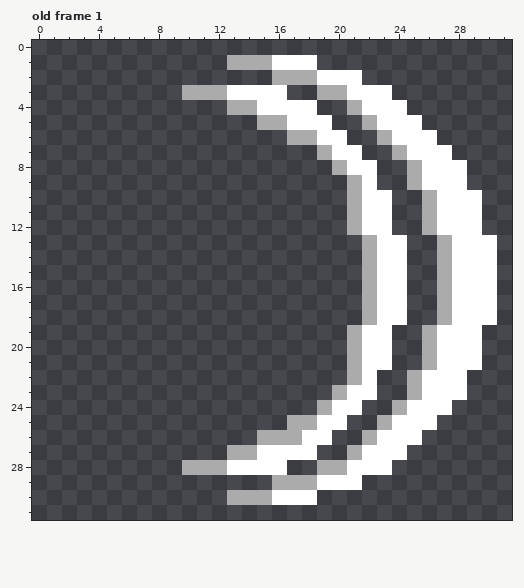
Edited in one commit: pixel-art file (assets/particles/combat/slap_particle.aseprite). The picture above was drawn from the file before the commit.
32x32 pixels, 1 frame. Shown: old frame 1. The commit also changed other frames, which this record leaves out.
The result:
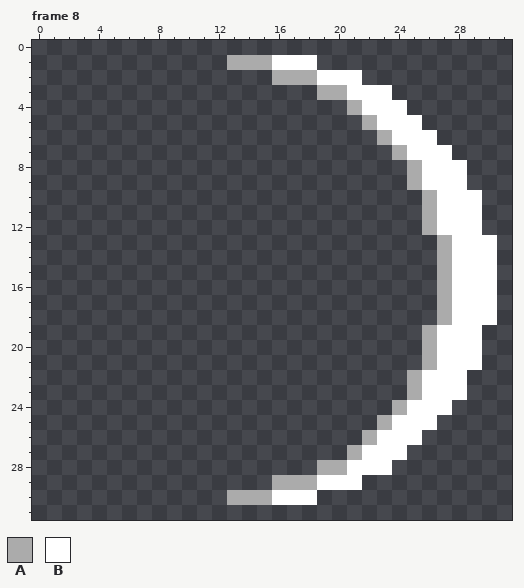
Palette (. is transparent): A #ababab  B #ffffff
A new or re-ordered frame is compared with the old frame closest to it.
Commit: Giving atkParticle more frames going to be a faster FPS with more frames, planning on having the smaller slash on seperate timing
Change:
frames 1 -> 9
layer "Layer 3" removed
Frame 8 is new; against old frame 1:
Colour A is removed in row 3 at x 10 to 12; in row 4 at x 13 to 14; in row 5 at x 15 to 16; in row 6 at x 17 to 18; in row 7 at x 19; in row 8 at x 20.
Colour A is removed in rows 9 to 12 at x 21; in rows 13 to 18 at x 22; in rows 19 to 22 at x 21; in row 23 at x 20; in row 24 at x 19; in row 25 at x 17 to 18.
Colour A is removed in row 26 at x 15 to 17; in row 27 at x 13 to 14; in row 28 at x 10 to 12.
Colour B is removed in row 3 at x 13 to 16; in row 4 at x 15 to 18; in row 5 at x 17 to 19; in row 6 at x 19 to 20; in row 7 at x 20 to 21; in row 8 at x 21 to 22.
Colour B is removed in row 9 at x 22; in rows 10 to 12 at x 22 to 23; in rows 13 to 18 at x 23 to 24; in rows 19 to 21 at x 22 to 23; in row 22 at x 22; in row 23 at x 21 to 22.
Colour B is removed in row 24 at x 20 to 21; in row 25 at x 19 to 20; in row 26 at x 18 to 19; in row 27 at x 15 to 18; in row 28 at x 13 to 16.
